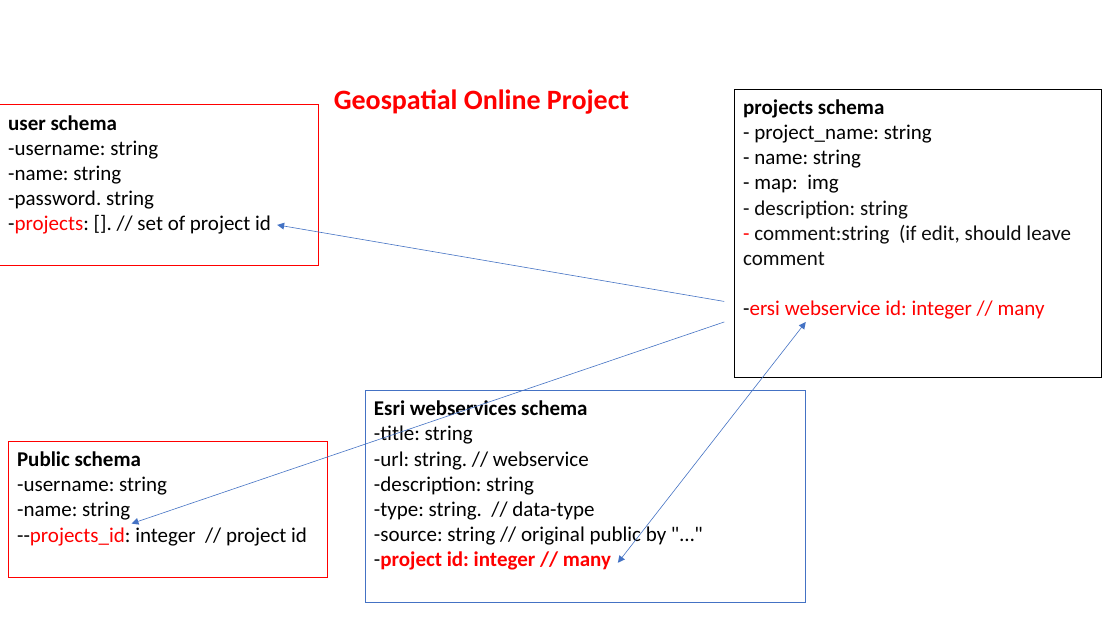
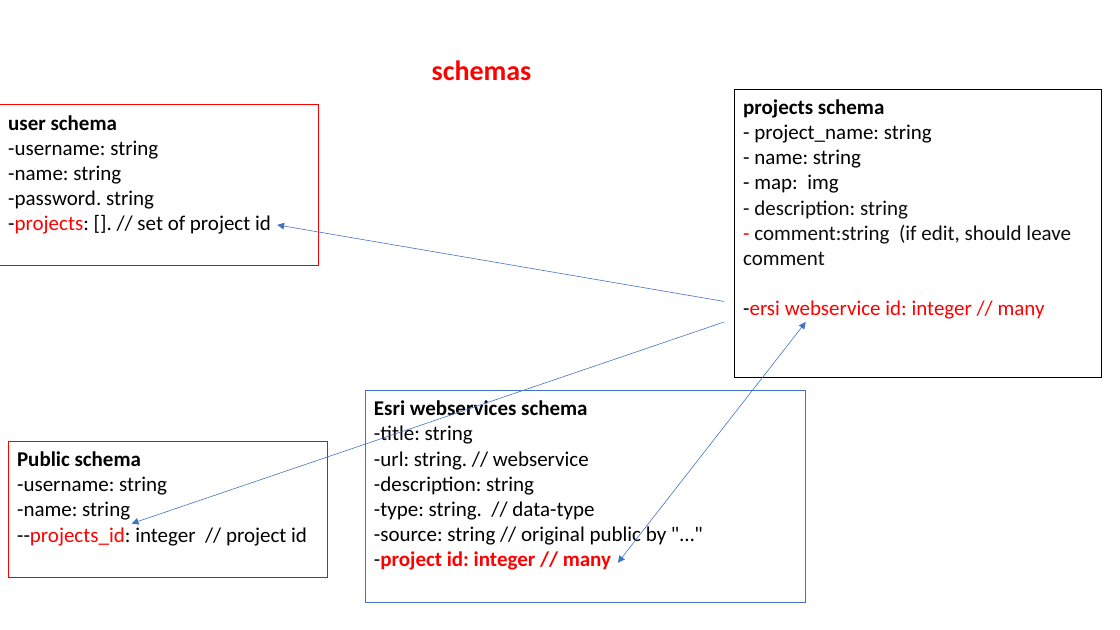
Before and after one commit to annguye2/geospatial-online-project, a slide deck: slide 2 of Geospatial Online Project.pptx. Drawn at 1120x630 pixels with LibreOffice and Linux fonts; fonts in the diff are those of the drawing. Boxes give left, top, right and bottom in pixels: in the first picture for what was removed or moved away, otherwise in the second. Text is boxed around its words. In the diff, an @@ line names an element or a change of style, - is before the commit and + after.

Commit message:
change in pptx

```diff
--- a/Geospatial Online Project.pptx
+++ b/Geospatial Online Project.pptx
@@ title at <box>432,60,532,81</box>: text changed @@
-Geospatial Online Project
+schemas
```
Also in this commit, not shown: 1 other file.
